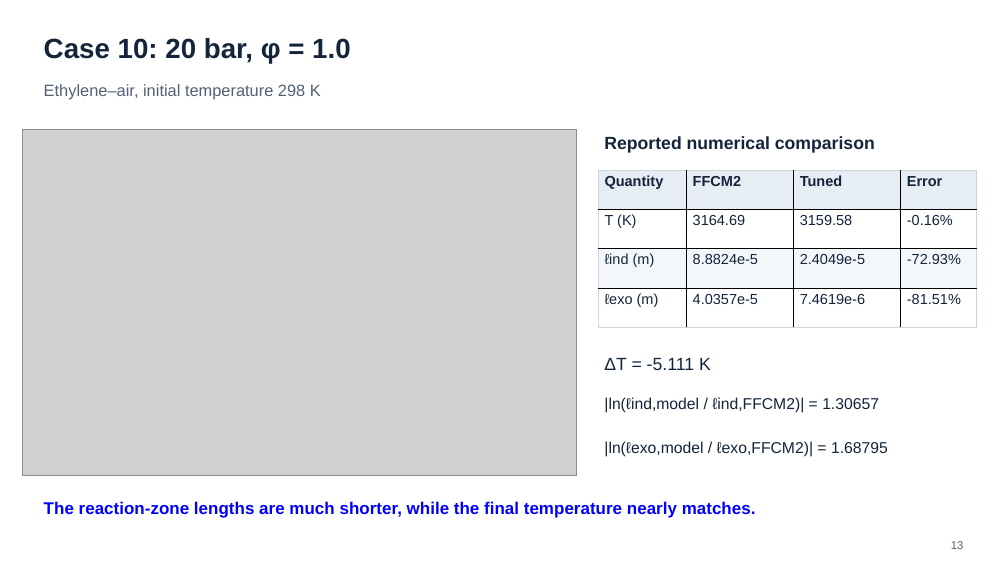
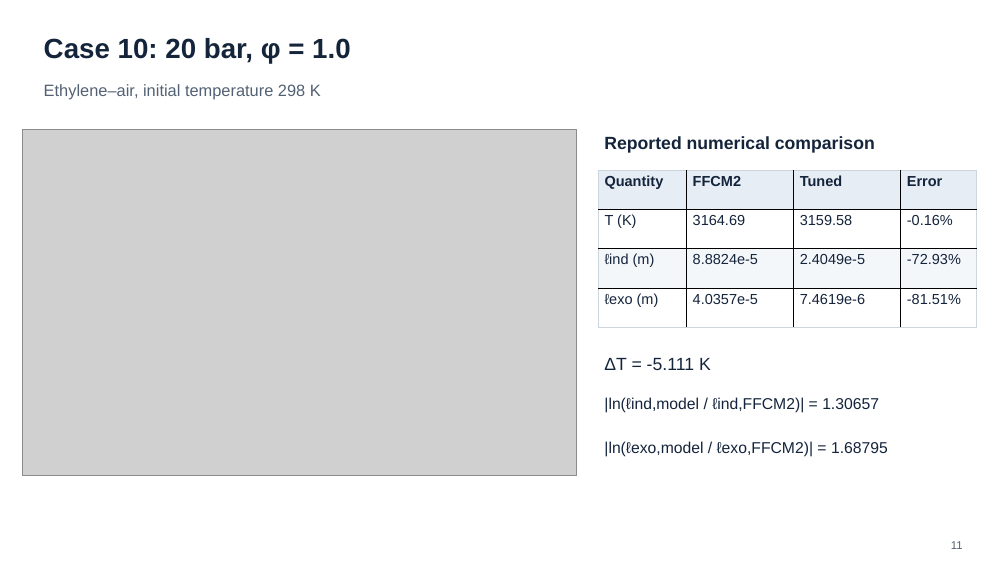
Before and after one commit to Boyuan-Yu-01/kinetic-model-tuning, a slide deck: slide 11 of example/ethylene_ZND/validate/znd_validation_12_cases.pptx (slide 13 before the commit). Drawn at 1008x567 pixels with LibreOffice and Linux fonts; fonts in the diff are those of the drawing; grey boxes stand for pictures. Boxes give left, top, right and bottom in pixels: in the first picture for what was removed or moved away, otherwise in the second. Text is boxed around its words. In the diff, an @@ line names an element or a change of style, - is before the commit and + after.

```diff
--- a/example/ethylene_ZND/validate/znd_validation_12_cases.pptx
+++ b/example/ethylene_ZND/validate/znd_validation_12_cases.pptx
@@ text removed at bbox=[44, 501, 756, 518] @@
-The reaction-zone lengths are much shorter, while the final temperature nearly matches.
@@ text at bbox=[951, 541, 963, 549]: text changed @@
-13
+11
```
Also in this commit, not shown: 12 other slides changed, 3 slides removed, 1 other file.
